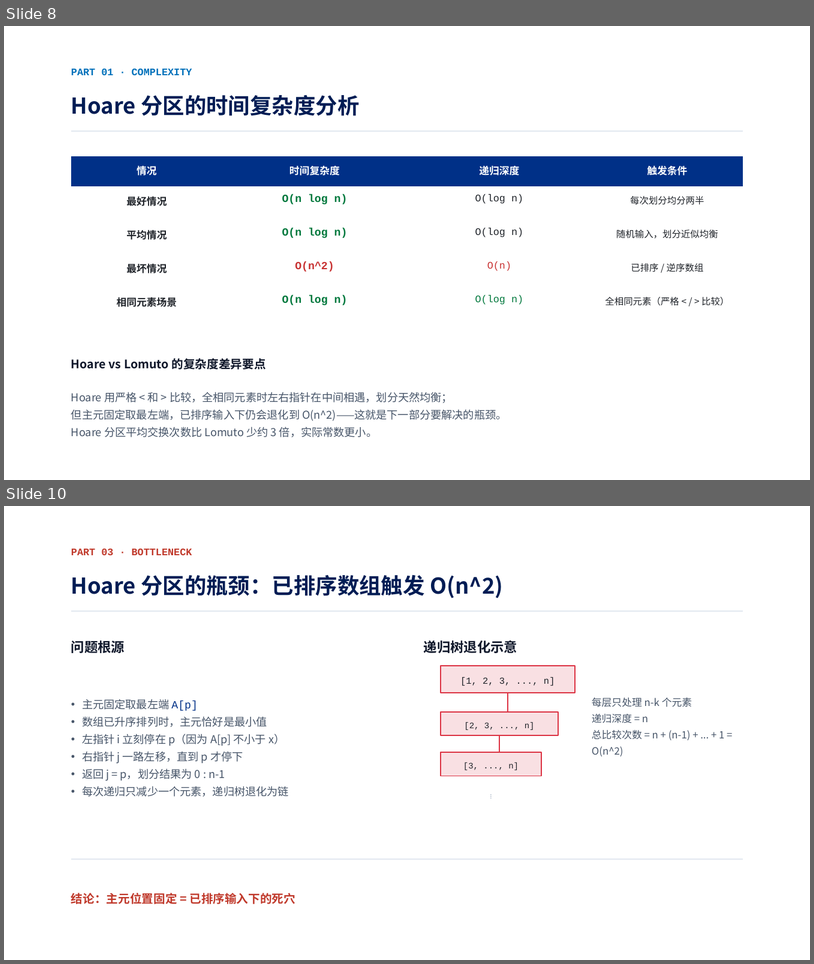
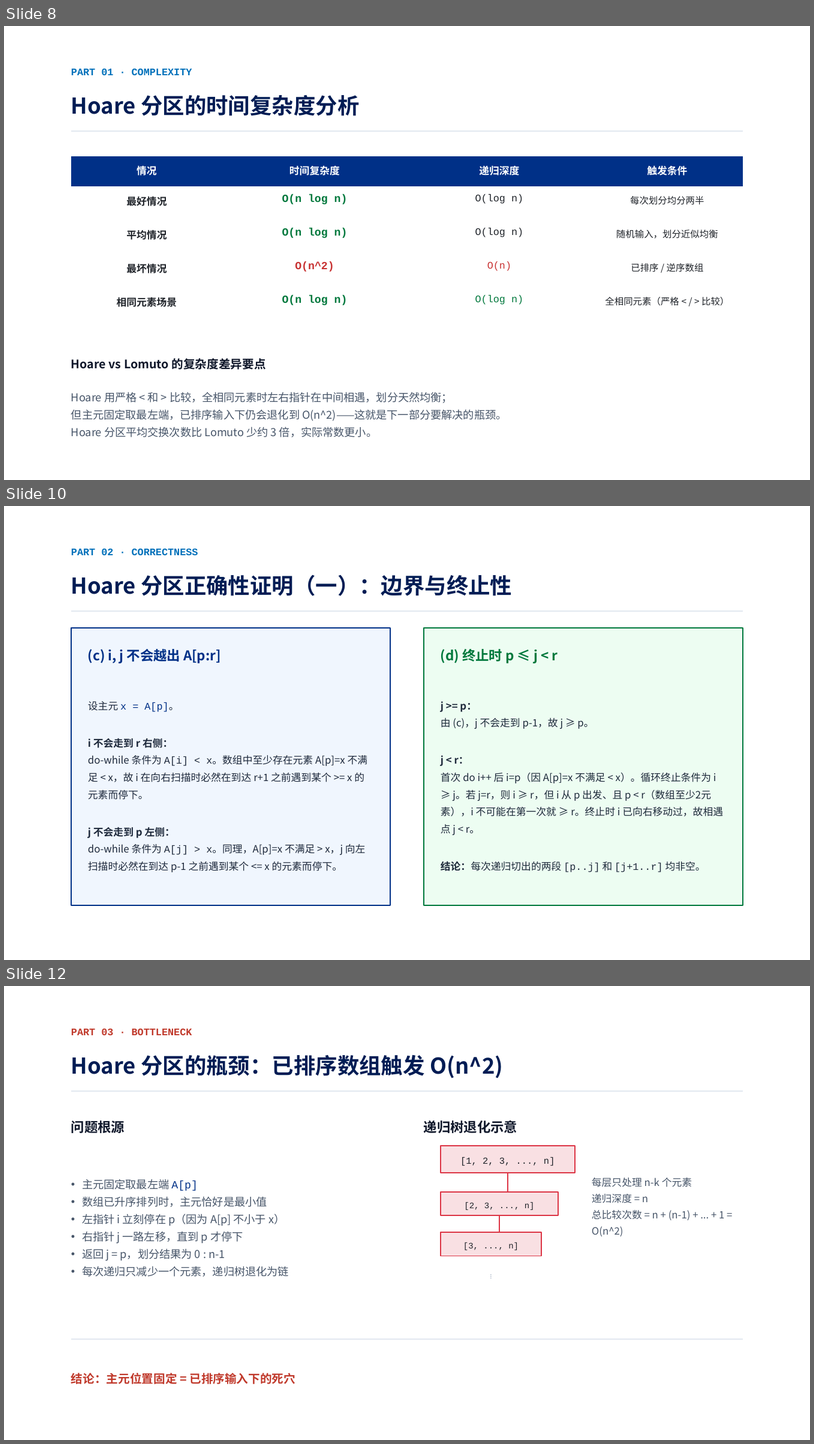
Before and after one commit to 1s2j3h/AlgorithmDesign, a slide deck: 2026-Fall/第五周算法分析报告/算法分析报告-董轩启-202508100614-1013.pptx. Shown one above the other, each under a label of ours: slides 8 and 10 before the commit, slides 8, 10 and 12 after it; the slides between them are not shown. The pictures are 814x964 and 814x1444 pixels, drawn with LibreOffice and Linux fonts; fonts in the diff are those of the drawing. Boxes give left, top, right and bottom in pixels: in the first picture for what was removed or moved away, otherwise in the second. Text is boxed around its words. In the diff, an @@ line names an element or a change of style, - is before the commit and + after.

```diff
--- a/2026-Fall/第五周算法分析报告/算法分析报告-董轩启-202508100614-1013.pptx
+++ b/2026-Fall/第五周算法分析报告/算法分析报告-董轩启-202508100614-1013.pptx
@@ slide 10 added at [4,506,810,960], background #FFFFFF @@
@@ text added at [71,548,198,555], 12 pt, text #0070BA, bold @@
+PART 02 · CORRECTNESS
@@ text added at [71,575,512,596], 26 pt, text #001C54, bold @@
+Hoare 分区正确性证明（一）：边界与终止性
@@ line added from (71, 611) to (743, 611), #E2E8F0 1 pt @@
@@ rounded rectangle added at [71,628,390,904], fill #DBEAFE at 40% opacity, outline #003087 1 pt @@
@@ rounded rectangle added at [424,628,743,904], fill #DCFCE7 at 50% opacity, outline #00783C 1 pt @@
@@ text added at [88,649,221,663], 16 pt, text #003087, bold @@
+(c) i, j 不会越出 A[p:r]
@@ text added at [441,649,558,663], 16 pt, text #00783C, bold @@
+(d) 终止时 p ≤ j < r
@@ text added at [88,701,368,872], 12 pt, text #1E293B @@
+设主元 x = A[p]。
+i 不会走到 r 右侧：
+do-while 条件为 A[i] < x。数组中至少存在元素 A[p]=x 不满足 < x，故 i 在向右扫描时必然在到达 r+1 之前遇到某个 >= x 的元素而停下。
+j 不会走到 p 左侧：
+do-while 条件为 A[j] > x。同理，A[p]=x 不满足 > x，j 向左扫描时必然在到达 p-1 之前遇到某个 <= x 的元素而停下。
@@ text added at [441,701,723,872], 12 pt, text #1E293B @@
+j >= p：
+由 (c)，j 不会走到 p-1，故 j ≥ p。
+j < r：
+首次 do i++ 后 i=p（因 A[p]=x 不满足 < x）。循环终止条件为 i ≥ j。若 j=r，则 i ≥ r，但 i 从 p 出发、且 p < r（数组至少2元素），i 不可能在第一次就 ≥ r。终止时 i 已向右移动过，故相遇点 j < r。
+结论：每次递归切出的两段 [p..j] 和 [j+1..r] 均非空。
@@ what was slide 10 is now slide 12 @@
```
Also in this commit, not shown: 3 slides changed, 1 other slide added.
